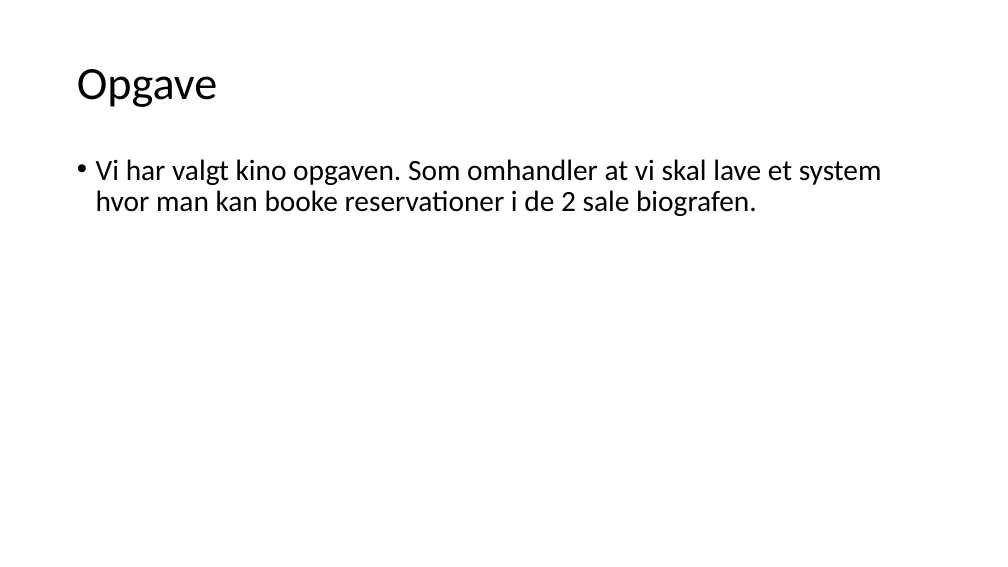
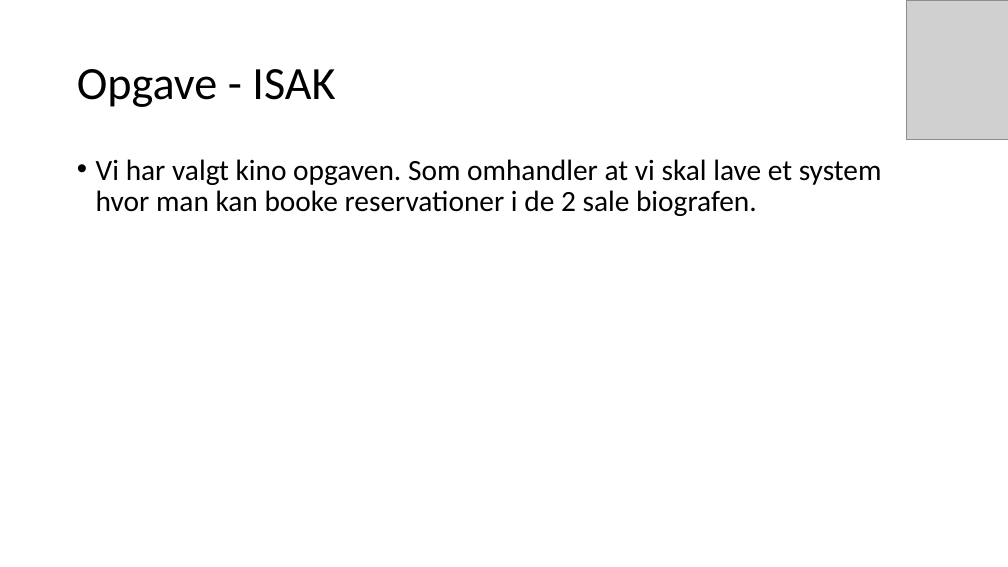
Before and after one commit to mart56p7/kino, a slide deck: slide 2 of powerpoint.pptx. Drawn at 1008x567 pixels with LibreOffice and Linux fonts; fonts in the diff are those of the drawing; grey boxes stand for pictures. Boxes give left, top, right and bottom in pixels: in the first picture for what was removed or moved away, otherwise in the second. Text is boxed around its words. In the diff, an @@ line names an element or a change of style, - is before the commit and + after.

```diff
--- a/powerpoint.pptx
+++ b/powerpoint.pptx
@@ picture added at [907, 0, 1008, 140] @@
@@ title at [77, 69, 335, 107]: text changed @@
-Opgave
+Opgave - ISAK
```
Also in this commit, not shown: 9 other slides changed, 15 other files.
